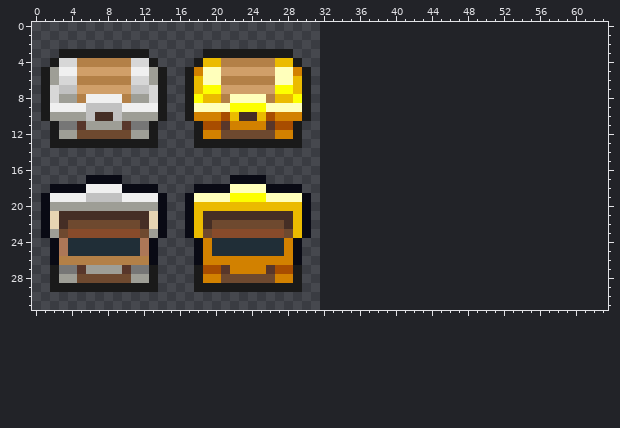
Pixel-art file: assets/img/chests.aseprite. This is how it looked before the edit.
32x32 pixels, 1 frame. The old version is drawn lined up with the new one, on the new canvas.
And afterwards:
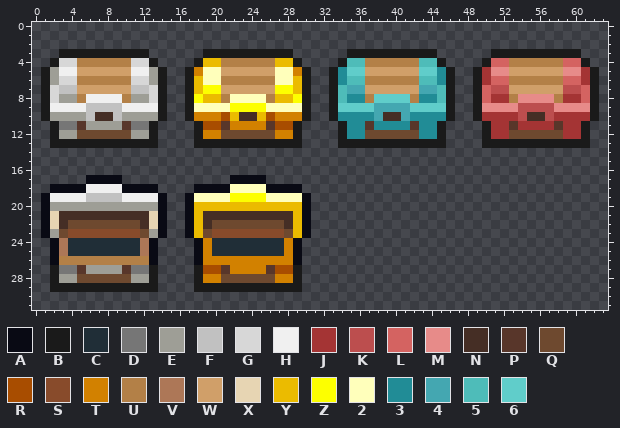
Palette (. is transparent): A #090a14  B #1a1a1a  C #202e37  D #767676  E #9e9e96  F #c1c1c1  G #d7d7d7  H #f0f0f0  J #a43434  K #bc4e4e  L #d46361  M #e78b89  N #452e25  P #58362a  Q #6e492f  R #a84d00  S #884b2b  T #d28100  U #b38047  V #ad7757  W #d09f69  X #e7d5b3  Y #ebbb00  Z #fdff00  2 #ffffbb  3 #218c96  4 #44a7b1  5 #4ebcb9  6 #60cdca
The edit:
canvas 32x32 -> 64x32
Colour 3 now appears in rows 5 to 6 at x 34 and 45; in row 8 at x 35 to 36 and 43 to 44; in row 10 at x 34 to 37 and 42 to 45; in row 11 at x 35 to 36, 38 to 41 and 43 to 44; in row 12 at x 35 to 36 and 43 to 44.
Colour 4 now appears in row 7 at x 35 to 36 and 43 to 44; in row 9 at x 38 to 41; in row 10 at x 38 and 41.
Colour 5 now appears in row 4 at x 35 to 36 and 43 to 44; in row 6 at x 35 to 36 and 43 to 44; in rows 7 to 8 at x 34 and 45.
Colour 6 now appears in row 5 at x 35 to 36 and 43 to 44; in row 8 at x 38 to 41; in row 9 at x 34 to 37 and 42 to 45.
Colour B now appears in row 3 at x 35 to 44 and 51 to 60; in row 4 at x 34, 45, 50 and 61; in rows 5 to 10 at x 33, 46, 49 and 62; in rows 11 to 12 at x 34, 45, 50 and 61; in row 13 at x 34 to 45 and 50 to 61.
Colour J now appears in rows 5 to 6 at x 50 and 61; in row 8 at x 51 to 52 and 59 to 60; in row 10 at x 50 to 53 and 58 to 61; in row 11 at x 51 to 52, 54 to 57 and 59 to 60; in row 12 at x 51 to 52 and 59 to 60.
Colour K now appears in row 7 at x 51 to 52 and 59 to 60; in row 9 at x 54 to 57; in row 10 at x 54 and 57.
Colour L now appears in row 4 at x 51 to 52 and 59 to 60; in row 6 at x 51 to 52 and 59 to 60; in rows 7 to 8 at x 50 and 61.
Colour M now appears in row 5 at x 51 to 52 and 59 to 60; in row 8 at x 54 to 57; in row 9 at x 50 to 53 and 58 to 61.
Colour N now appears in row 10 at x 39 to 40 and 55 to 56.
Colour P now appears in row 11 at x 37, 42, 53 and 58.
Colour Q now appears in row 12 at x 37 to 42 and 53 to 58.
Colour U now appears in row 4 at x 37 to 42 and 53 to 58; in row 6 at x 37 to 42 and 53 to 58; in row 8 at x 37, 42, 53 and 58.
Colour W now appears in row 5 at x 37 to 42 and 53 to 58; in row 7 at x 37 to 42 and 53 to 58.
Where, in picture pixels (left, top, right, bottom), the same in both pictures:
added: (329, 49, 599, 148)
